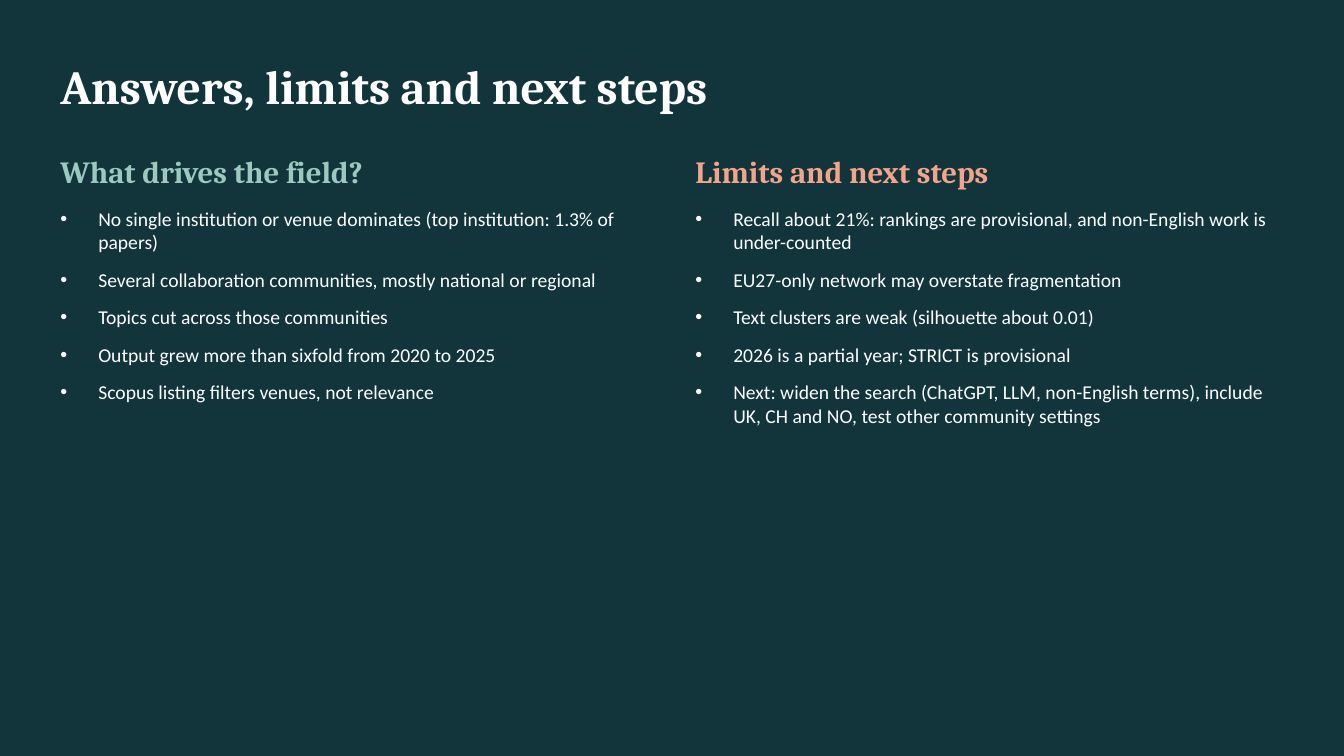
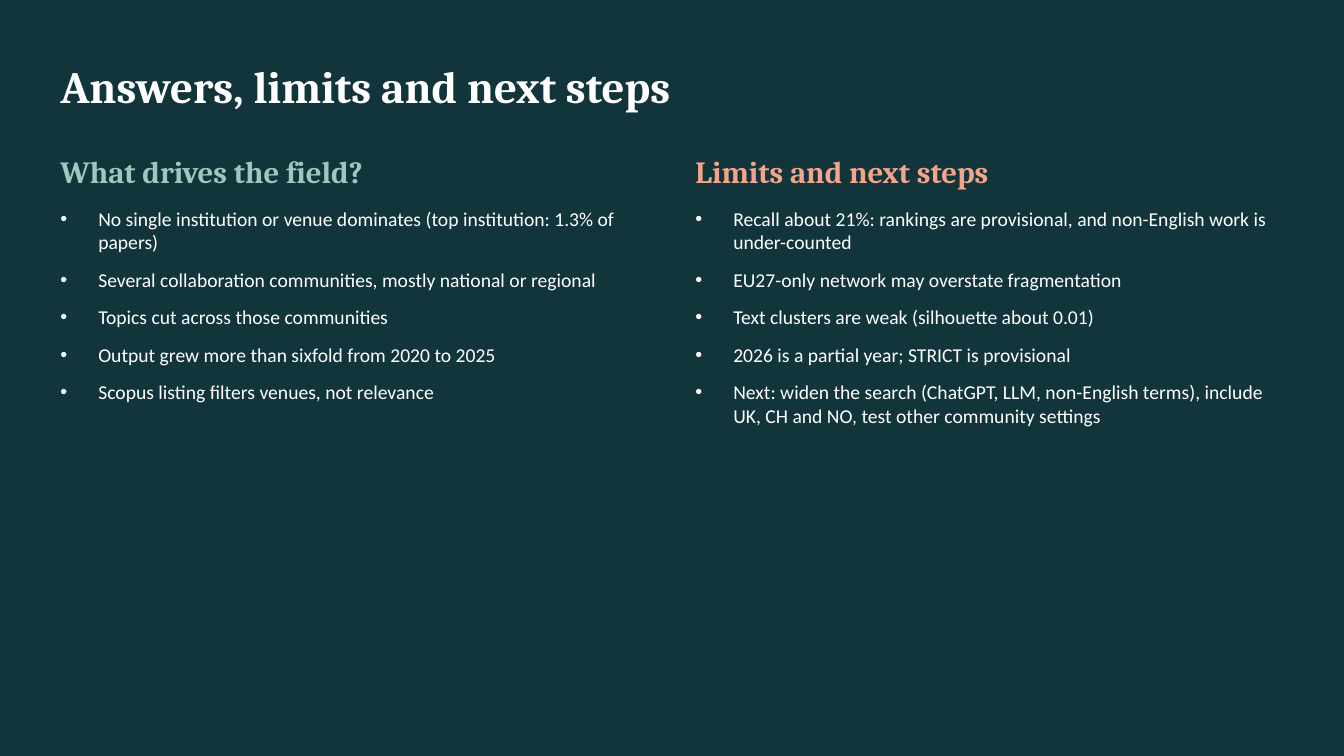
Before and after one commit to Manchidi-MJ/Data-Analytics--project-D, a slide deck: slide 13 of project-d/ProjectD_final_slides.pptx. Drawn at 1344x756 pixels with LibreOffice and Linux fonts; fonts in the diff are those of the drawing. Boxes give left, top, right and bottom in pixels: in the first picture for what was removed or moved away, otherwise in the second. Text is boxed around its words. In the diff, an @@ line names an element or a change of style, - is before the commit and + after.

```diff
--- a/project-d/ProjectD_final_slides.pptx
+++ b/project-d/ProjectD_final_slides.pptx
@@ text "Answers, limits and next steps" at box(60, 72, 670, 113): size 34 to 32 pt @@
```
Also in this commit, not shown: 4 other slides changed, 11 other files.
